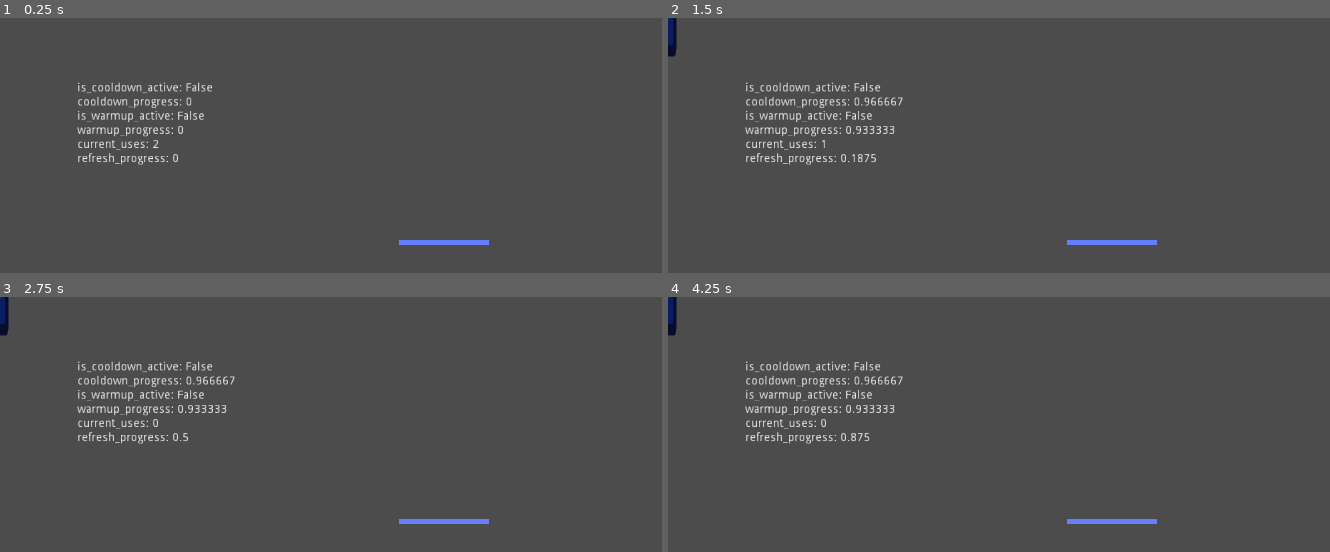
Above: before the commit, frames 1-4 (two rows, left to right).
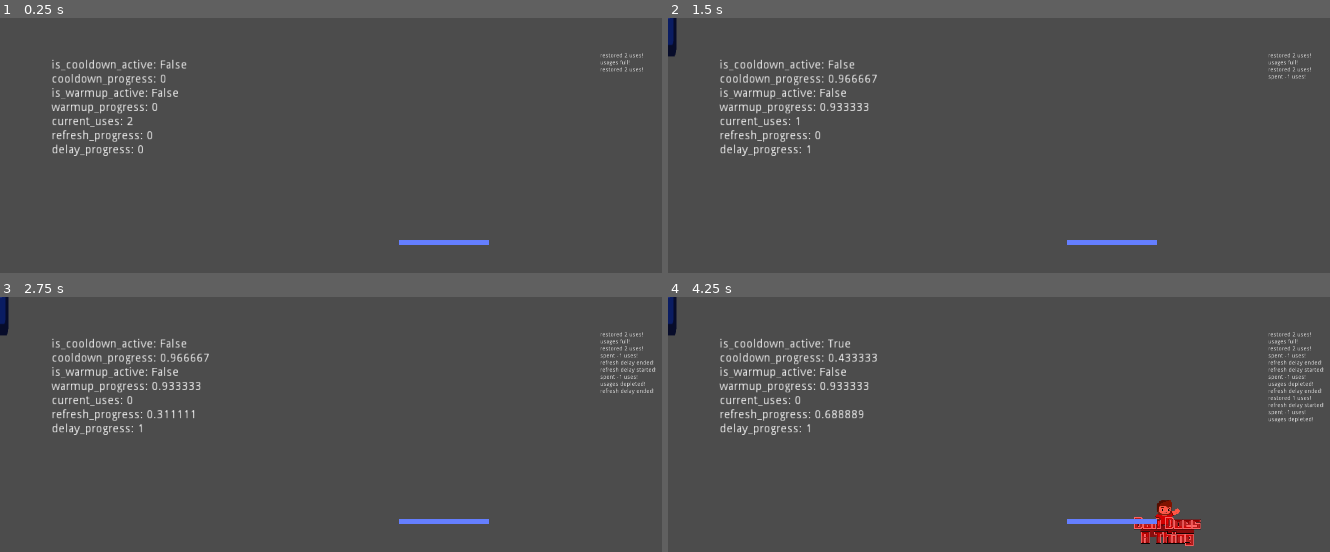
Above: after the commit, the same moments.

Repository: Boyquotes/ddat-gpf.entities
Game: Godot game, scene res://_testenv/tests_entity_ability/unit_ability_controller/test_entab_ability_ext.tscn
Same seed, same stepped clock (60 frames per second), same inputs: the game is played once before the commit and once after it. This scene is started directly instead of the project's main scene. The engine's default icon, where the game draws it, is replaced by a stand-in: a white triangle on a blue panel in a dark square.
Inputs (mouse positions are in pixels of both pictures, inside the frame that each line leads up to):
- Up to frame 1 (0.25 s): no input
- Up to frame 2 (1.5 s): tap Enter (ui_accept) at 0.5, 0.77 s; move the mouse to (1243, 219) at 0.52 s; hold Right (ui_right) 0.53-1.28 s; move the mouse to (906, 265) at 1.27 s; hold Down (ui_down) from 1.28 s (still down)
- Up to frame 3 (2.75 s): tap Enter (ui_accept) at 1.52 s; move the mouse to (476, 421) at 2.02 s; release Down (ui_down) at 2.03 s; hold Right (ui_right) from 2.03 s (still down)
- Up to frame 4 (4.25 s): move the mouse to (outside the picture) at 2.77 s; release Right (ui_right) at 2.78 s; hold Up (ui_up) 2.78-3.53 s; tap Enter (ui_accept) at 3.02, 3.77 s; move the mouse to (outside the picture) at 3.52 s; hold Left (ui_left) from 3.53 s (still down)

The runs differ from the first frame. In frame 1, 3.0% of the frame differs, in the area x 7-98%, y 13-58%; in frame 2, 3.5%; in frame 3, 3.8%; in frame 4, 5.0%, in the area x 7-100%, y 13-98%.
Error in both runs: Invalid get index '1' (on base: 'Array'). (res://src/ddat-gpf/autoload/global_debug.gd:239)

Commit message:
testenv extended for refresh delay

Diff:
--- a/_testenv/tests_entity_ability/unit_ability_controller/test_entab_ability_ext.gd
+++ b/_testenv/tests_entity_ability/unit_ability_controller/test_entab_ability_ext.gd
@@ -10,10 +10,13 @@
 	"warmup_progress": 0.0,
 	"current_uses": 0,
 	"refresh_progress": 0.0,
+	"delay_progress": 0.0,
 }
 
+var debug_special_messages = []
 
-onready var debug_label = $DebugLabel
+onready var debug_label_active = $DebugActive
+onready var debug_label_historic = $DebugHistoric
 
 
 func _ready():
@@ -21,11 +24,18 @@
 
 
 func update_debug_label():
-	var debug_string = ""
+	#1
+	var debug_string_1 = ""
 	for key in debug_value_tracker:
-		debug_string += (str(key)+": "+str(debug_value_tracker[key])+"\n")
-	if debug_label != null:
-		debug_label.text = debug_string
+		debug_string_1 += (str(key)+": "+str(debug_value_tracker[key])+"\n")
+	if debug_label_active != null:
+		debug_label_active.text = debug_string_1
+	#2
+	var debug_string_2 = ""
+	for message_string in debug_special_messages:
+		debug_string_2 += str(message_string)+"\n"
+	if debug_label_historic != null:
+		debug_label_historic.text = debug_string_2
 
 func _on_AbilityController_activate_ability():
 	print("test activate")
@@ -61,8 +71,6 @@
 	update_debug_label()
 
 
-
-
 func _on_AbilityController_ability_refresh_active(refresh_progress):
 	debug_value_tracker["refresh_progress"] = refresh_progress
 #	debug_value_tracker["is_refresh_active"] = true
@@ -71,19 +79,38 @@
 
 func _on_AbilityController_ability_usage_refreshed(uses_remaining, uses_refreshed):
 	debug_value_tracker["current_uses"] = uses_remaining
-	print("restored {x} uses!".format({"x": uses_refreshed}))
+	debug_special_messages.append(\
+			"restored {x} uses!".format({"x": uses_refreshed}))
 	update_debug_label()
 
 
 func _on_AbilityController_ability_usage_spent(uses_remaining, uses_spent):
 	debug_value_tracker["current_uses"] = uses_remaining
-	print("spent {x} uses!".format({"x": uses_spent}))
+	debug_special_messages.append(\
+			"spent {x} uses!".format({"x": uses_spent}))
 	update_debug_label()
 
 
 func _on_AbilityController_ability_usages_depleted():
-	print("usages depleted!")
+	debug_special_messages.append("usages depleted!")
+	update_debug_label()
 
 
 func _on_AbilityController_ability_usages_full():
-	print("usages full!")
+	debug_special_messages.append("usages full!")
+	update_debug_label()
+
+
+func _on_AbilityController_refresh_delay_active(delay_progress):
+	debug_value_tracker["delay_progress"] = delay_progress
+	update_debug_label()
+
+
+func _on_AbilityController_refresh_delay_ended():
+	debug_special_messages.append("refresh delay ended!")
+	update_debug_label()
+
+
+func _on_AbilityController_refresh_delay_started():
+	debug_special_messages.append("refresh delay started!")
+	update_debug_label()
--- a/_testenv/tests_entity_ability/unit_ability_controller/test_entab_ability_ext.tscn
+++ b/_testenv/tests_entity_ability/unit_ability_controller/test_entab_ability_ext.tscn
@@ -28,7 +28,9 @@
 forced_activation_interval = 1.0
 infinite_usages = false
 max_usages = 2
-refresh_usages_time = 4.0
+refresh_delay_mode = 1
+refresh_usages_time = 0.75
+refresh_delay_duration = 0.25
 
 [node name="EntityAbilityTargeter" type="Area2D" parent="CenterOfScreen/AbilityController"]
 position = Vector2( -960, -540 )
@@ -61,12 +63,18 @@
 [node name="RotTargetLine" type="Line2D" parent="CenterOfScreen"]
 points = PoolVector2Array( 0, 0, 215, 0 )
 
-[node name="DebugLabel" type="Label" parent="."]
-margin_left = 186.0
-margin_top = 155.0
-margin_right = 226.0
-margin_bottom = 169.0
+[node name="DebugActive" type="Label" parent="."]
+margin_left = 124.0
+margin_top = 100.0
+margin_right = 164.0
+margin_bottom = 114.0
 rect_scale = Vector2( 2, 2 )
+
+[node name="DebugHistoric" type="Label" parent="."]
+margin_left = 1442.0
+margin_top = 84.0
+margin_right = 1482.0
+margin_bottom = 98.0
 
 [node name="EnemyTest1" type="Sprite" parent="."]
 visible = false
@@ -91,3 +99,6 @@
 [connection signal="ability_warmup_started" from="CenterOfScreen/AbilityController" to="." method="_on_AbilityController_ability_warmup_started"]
 [connection signal="activate_ability" from="CenterOfScreen/AbilityController" to="." method="_on_AbilityController_activate_ability"]
 [connection signal="activate_ability" from="CenterOfScreen/AbilityController" to="CenterOfScreen/AbilityController/EntitySpawner" method="spawn"]
+[connection signal="refresh_delay_active" from="CenterOfScreen/AbilityController" to="." method="_on_AbilityController_refresh_delay_active"]
+[connection signal="refresh_delay_ended" from="CenterOfScreen/AbilityController" to="." method="_on_AbilityController_refresh_delay_ended"]
+[connection signal="refresh_delay_started" from="CenterOfScreen/AbilityController" to="." method="_on_AbilityController_refresh_delay_started"]
